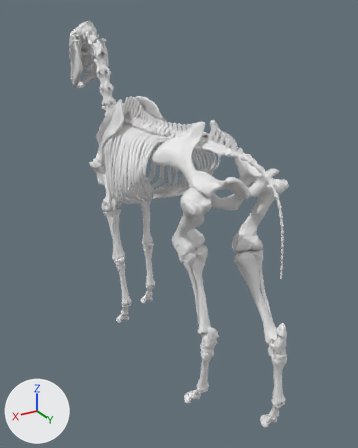
The OBJ model 解剖生理_馬骨_豬狗器官/models/horse_skeleton_segmented.obj as it was, and as the next commit left it.
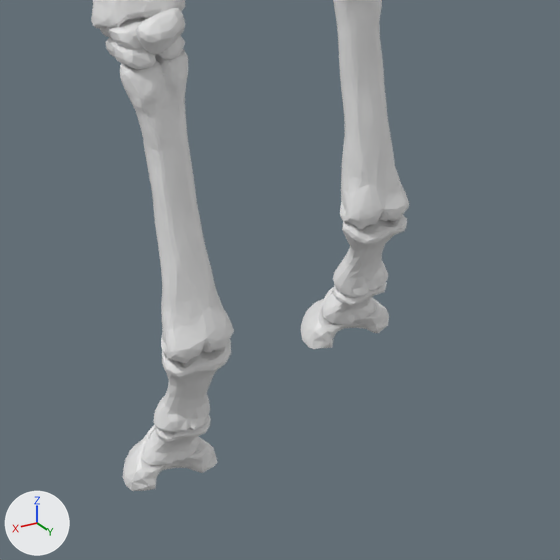
The first picture shows the older version from a 50 mm lens placed at (153.0, 286.0, 234.0), pointed at (-14.0, 8.0, 95.0). The close-ups show the older and then the newer version on the part from 28% to 49% of the width and 57% to 74% of the height of that picture. Only the edits that show in the close-ups are written down. Lighting does not change. The marker at lower left points along +X, +Y and +Z. Where no turn or scale is listed for an object, it has been applied to the vertices.

Names of what the first close-up shows: 'cannon_fore_l_16', 'cannon_fore_r_17', 'coffin_fore_l_26', 'coronet_fore_l_22', 'coronet_fore_r_24', 'coronet_fore_r_27', 'pastern_fore_l_23', 'pastern_fore_r_25', 'radius_ulna_r_49', 'radius_ulna_r_51', 'radius_ulna_r_53', 'radius_ulna_r_55' and 3 more.
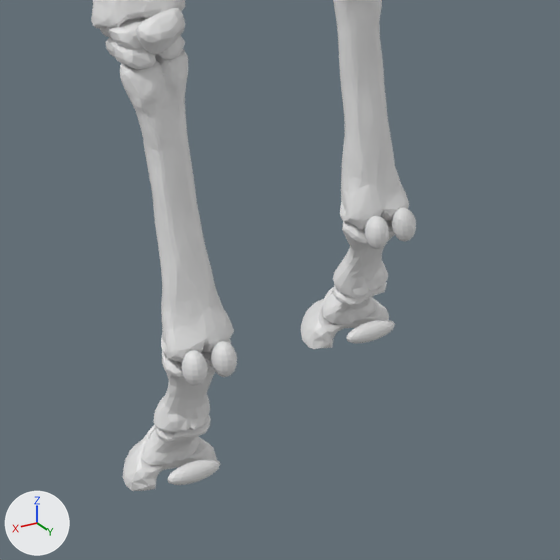
Location of each change, [x1, y1, x2, y2] in pixels of the close-ups (560 x 560 px):
'sesamoid_prox_fore_r', added
    after: [181, 341, 237, 386]
'sesamoid_prox_fore_l', added
    after: [365, 208, 416, 250]
'navicular_fore_r', added
    after: [167, 459, 220, 485]
'navicular_fore_l', added
    after: [347, 320, 395, 343]

Edits to the bpy script that builds the scene:
```text
Add me_sesamoid_prox_fore_r:
    me_sesamoid_prox_fore_r.from_pydata(...)  # a UV sphere (14 segments, 10 rings, poles along z) spanning x 12.19..14.89, y -22.41..-19.39, z 19.39..23.49; a UV sphere (14 segments, 10 rings, poles along z) spanning x 15.69..18.39, y -22.41..-19.39, z 19.39..23.49
Add me_sesamoid_prox_fore_l:
    me_sesamoid_prox_fore_l.from_pydata(...)  # a UV sphere (14 segments, 10 rings, poles along z) spanning x -18.2..-15.5, y -38.22..-35.2, z 18.83..22.93; a UV sphere (14 segments, 10 rings, poles along z) spanning x -14.7..-12.0, y -38.22..-35.2, z 18.83..22.93
Add me_navicular_fore_r:
    me_navicular_fore_r.from_pydata(...)  # a UV sphere (14 segments, 10 rings, poles along z) spanning x 12.12..18.52, y -27.37..-25.32, z 3.41..5.71
Add me_navicular_fore_l:
    me_navicular_fore_l.from_pydata(...)  # a UV sphere (14 segments, 10 rings, poles along z) spanning x -18.25..-11.84, y -43.3..-41.26, z 3.08..5.38
Add ob_sesamoid_prox_fore_r:
    ob_sesamoid_prox_fore_r = bpy.data.objects.new('sesamoid_prox_fore_r', me_sesamoid_prox_fore_r)
    ob_sesamoid_prox_fore_r.location = (0.0, 0.0, 0.0)
Add ob_sesamoid_prox_fore_l:
    ob_sesamoid_prox_fore_l = bpy.data.objects.new('sesamoid_prox_fore_l', me_sesamoid_prox_fore_l)
    ob_sesamoid_prox_fore_l.location = (0.0, 0.0, 0.0)
Add ob_navicular_fore_r:
    ob_navicular_fore_r = bpy.data.objects.new('navicular_fore_r', me_navicular_fore_r)
    ob_navicular_fore_r.location = (0.0, 0.0, 0.0)
Add ob_navicular_fore_l:
    ob_navicular_fore_l = bpy.data.objects.new('navicular_fore_l', me_navicular_fore_l)
    ob_navicular_fore_l.location = (0.0, 0.0, 0.0)
```
